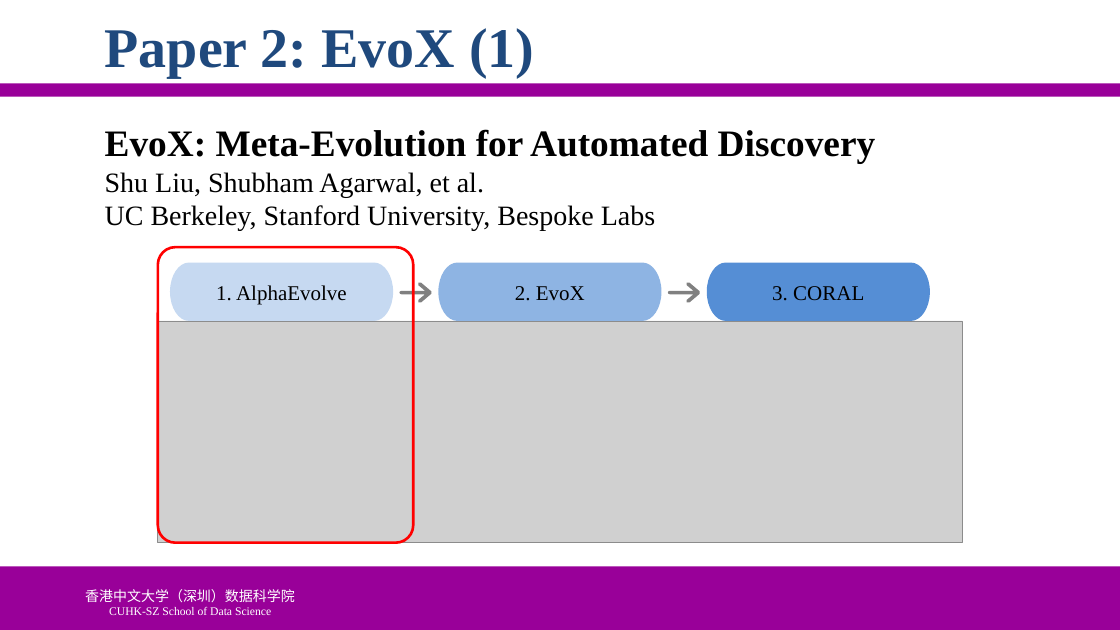
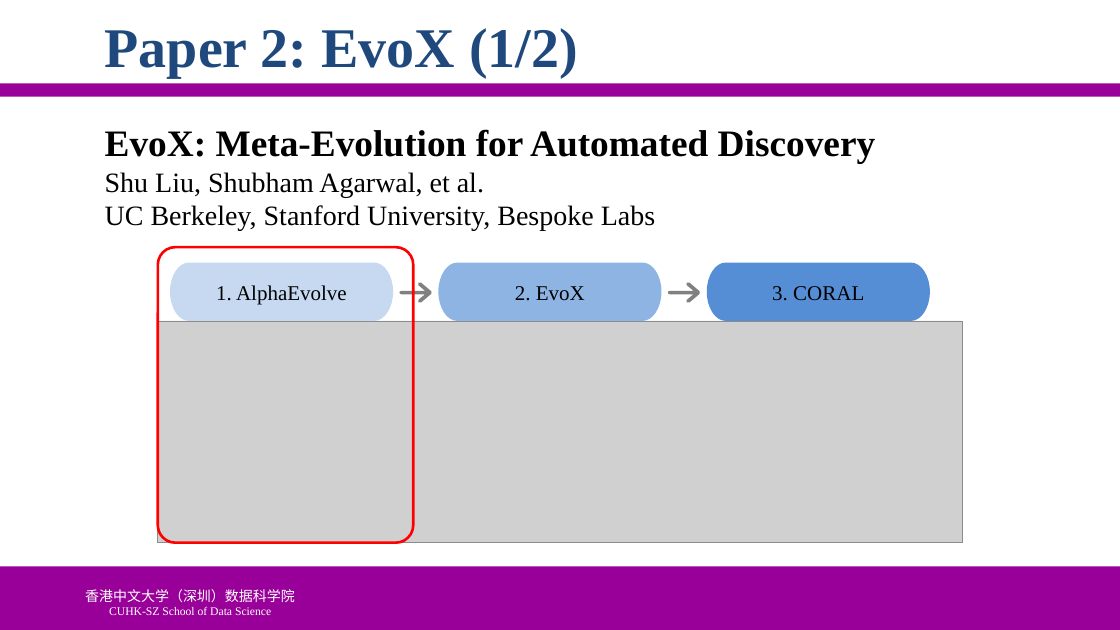
Before and after one commit to ychung1103/ychung1103.github.io, a slide deck: slide 11 of Slides/CSC6103/Presentaion Example.pptx. Drawn at 1120x630 pixels with LibreOffice and Linux fonts; fonts in the diff are those of the drawing; grey boxes stand for pictures; background and template pictures are left out. Boxes give left, top, right and bottom in pixels: in the first picture for what was removed or moved away, otherwise in the second. Text is boxed around its words. In the diff, an @@ line names an element or a change of style, - is before the commit and + after.

```diff
--- a/Slides/CSC6103/Presentaion Example.pptx
+++ b/Slides/CSC6103/Presentaion Example.pptx
@@ title at <box>105,28,578,78</box>: text changed @@
-Paper 2: EvoX (1)
+Paper 2: EvoX (1/2)
```
Also in this commit, not shown: 3 other slides changed, 1 other file.
